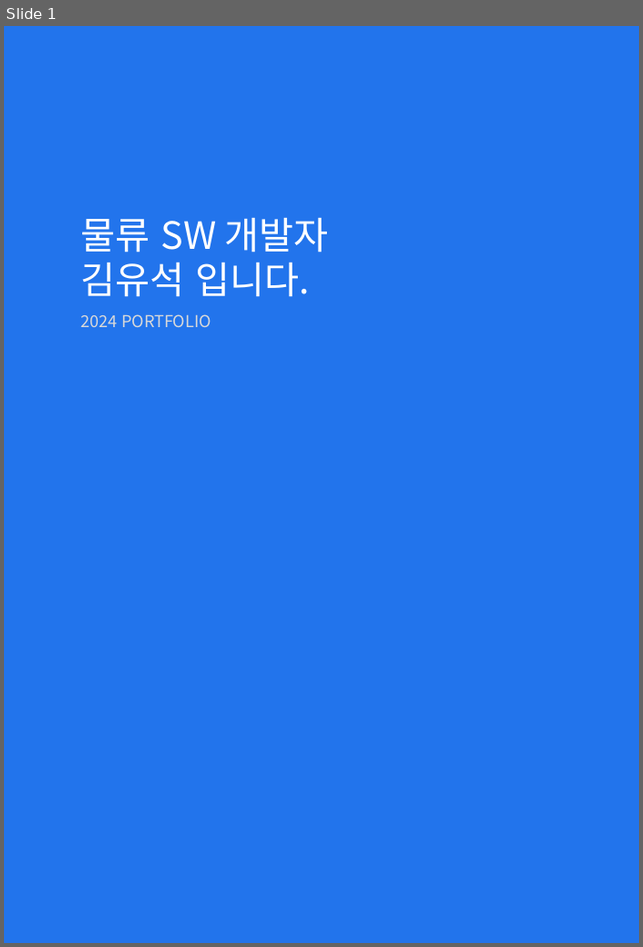
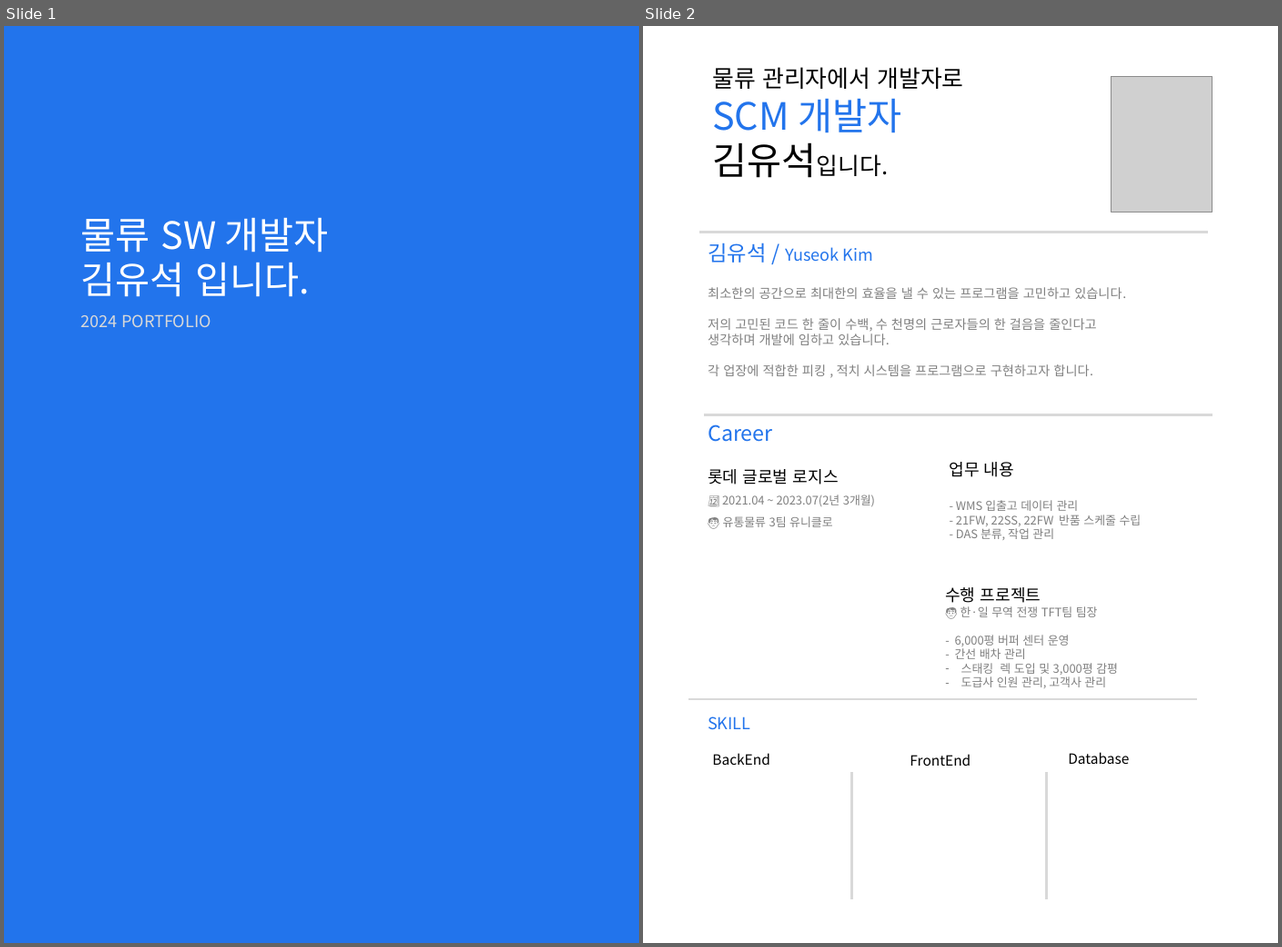
Before and after one commit to yuseok01/itgorae, a slide deck: ppt/김유석 포트폴리오3.pptx. Shown side by side, each under a label of ours: slide 1 before the commit, slides 1 and 2 after it. The pictures are 643x947 and 1282x947 pixels, drawn with LibreOffice and Linux fonts; fonts in the diff are those of the drawing; grey boxes stand for pictures. Boxes give left, top, right and bottom in pixels: in the first picture for what was removed or moved away, otherwise in the second. Text is boxed around its words. In the diff, an @@ line names an element or a change of style, - is before the commit and + after.

Commit message:
1123

```diff
--- a/ppt/김유석 포트폴리오3.pptx
+++ b/ppt/김유석 포트폴리오3.pptx
@@ slide 2 added at (643,26,1278,943), background #FFFFFF @@
@@ text added at (712,67,964,178), 20 pt, text #000000 @@
+물류 관리자에서 개발자로
+SCM 개발자
+김유석입니다.
@@ picture added at (1111,77,1212,213) @@
@@ line added from (699, 233) to (1208, 233), #D9D9D9 2 pt @@
@@ text added at (708,243,1126,376), 11 pt, text #808080 @@
+김유석 / Yuseok Kim
+최소한의 공간으로 최대한의 효율을 낼 수 있는 프로그램을 고민하고 있습니다.
+저의 고민된 코드 한 줄이 수백, 수 천명의 근로자들의 한 걸음을 줄인다고 생각하며 개발에 임하고 있습니다.
+각 업장에 적합한 피킹 , 적치 시스템을 프로그램으로 구현하고자 합니다.
@@ line added from (704, 415) to (1212, 415), #D9D9D9 2 pt @@
@@ text added at (708,425,772,442), 18 pt, text #2274EC @@
+Career
@@ text added at (950,462,1142,540), 10 pt, text #808080 @@
+업무 내용
+- WMS 입출고 데이터 관리
+- 21FW, 22SS, 22FW 반품 스케줄 수립
+- DAS 분류, 작업 관리
@@ text added at (708,469,875,527), 10 pt, text #808080 @@
+롯데 글로벌 로지스
+📆 2021.04 ~ 2023.07(2년 3개월)
+👨‍ 유통물류 3팀 유니클로
@@ text added at (945,587,1118,688), 10 pt, text #808080 @@
+수행 프로젝트
+👨 한·일 무역 전쟁 TFT팀 팀장
+- 6,000평 버퍼 센터 운영
+- 간선 배차 관리
+– 스태킹 렉 도입 및 3,000평 감평
+– 도급사 인원 관리, 고객사 관리
@@ line added from (689, 700) to (1198, 700), #D9D9D9 2 pt @@
@@ text added at (708,717,750,730), 14 pt, text #2274EC @@
+SKILL
@@ text added at (712,753,770,765), 12 pt, text #000000 @@
+BackEnd
@@ text added at (910,754,971,766), 12 pt, text #000000 @@
+FrontEnd
@@ text added at (1068,752,1129,764), 12 pt, text #000000 @@
+Database
@@ line added from (851, 773) to (851, 900), #D9D9D9 2 pt @@
@@ line added from (1046, 773) to (1046, 900), #D9D9D9 2 pt @@
```
Also in this commit, not shown: 1 slide removed.
